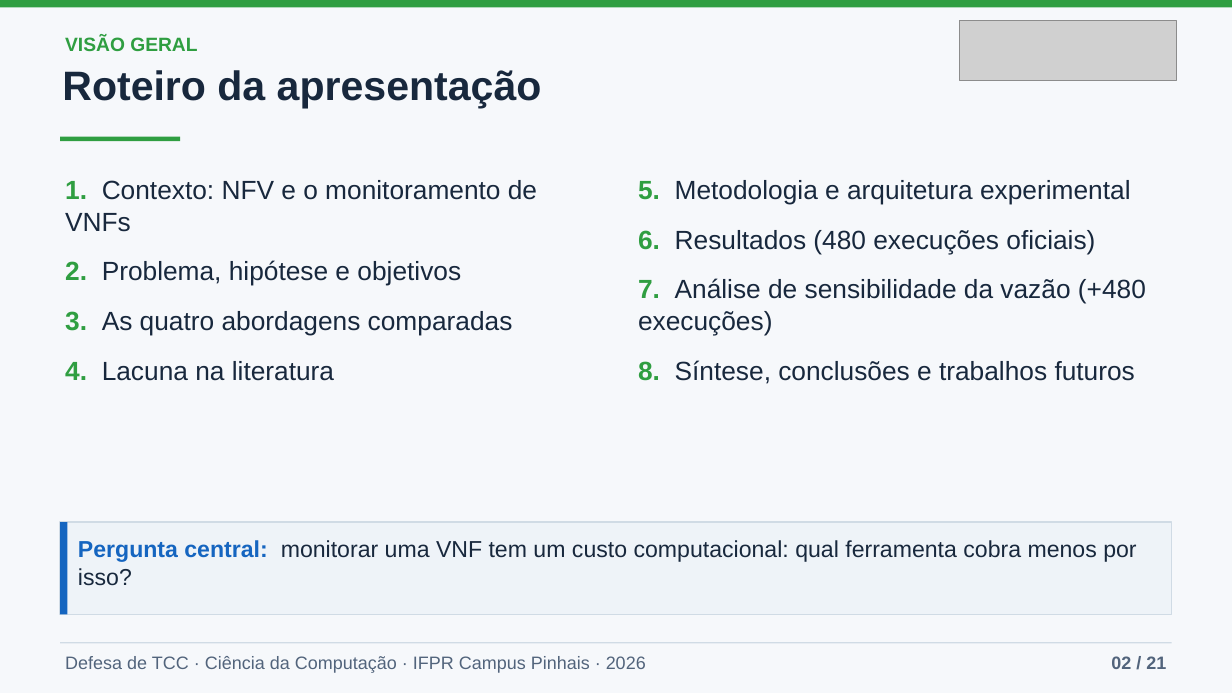
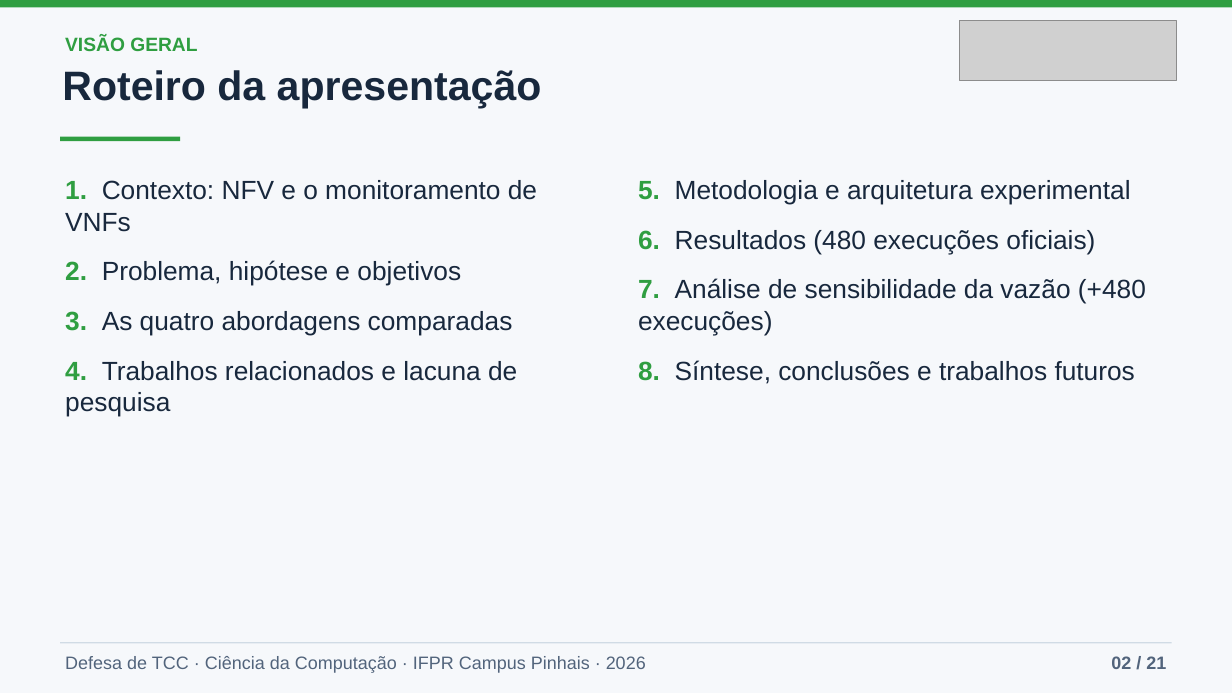
Before and after one commit to joaopedroplinta/vnf-monitoring-benchmark, a slide deck: slide 2 of docs/apresentacao/apresentacao_tcc.pptx. Drawn at 1232x693 pixels with LibreOffice and Linux fonts; fonts in the diff are those of the drawing; grey boxes stand for pictures. Boxes give left, top, right and bottom in pixels: in the first picture for what was removed or moved away, otherwise in the second. Text is boxed around its words. In the diff, an @@ line names an element or a change of style, - is before the commit and + after.

```diff
--- a/docs/apresentacao/apresentacao_tcc.pptx
+++ b/docs/apresentacao/apresentacao_tcc.pptx
@@ text at bbox=[65, 361, 517, 417]: text changed @@
-4. Lacuna na literatura
+4. Trabalhos relacionados e lacuna de pesquisa
@@ rectangle removed at bbox=[60, 522, 1172, 615] @@
-Pergunta central: monitorar uma VNF tem um custo computacional: qual ferramenta cobra menos por isso?
@@ rectangle removed at bbox=[60, 522, 67, 615] @@
```
Also in this commit, not shown: 6 other slides changed, 3 other files.
